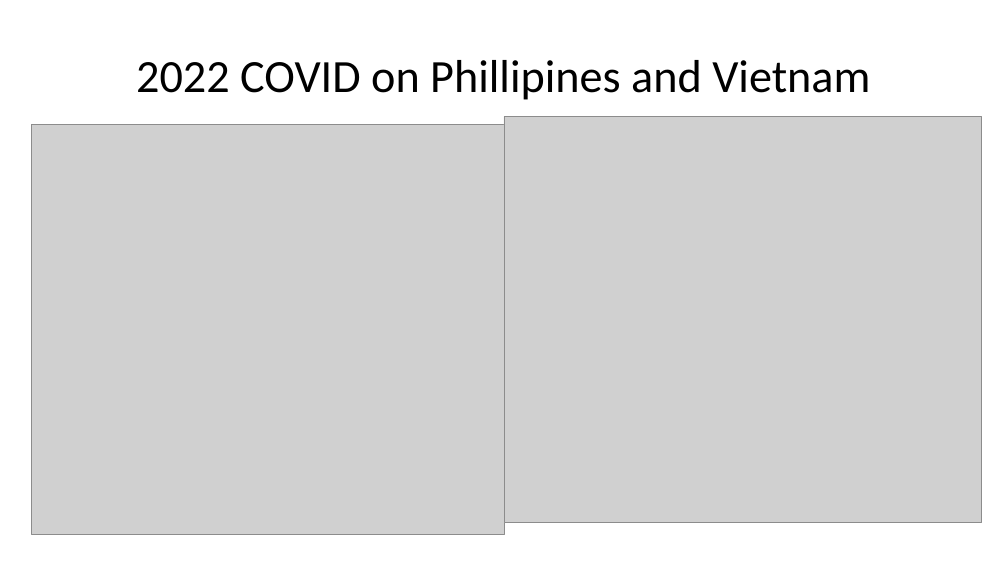
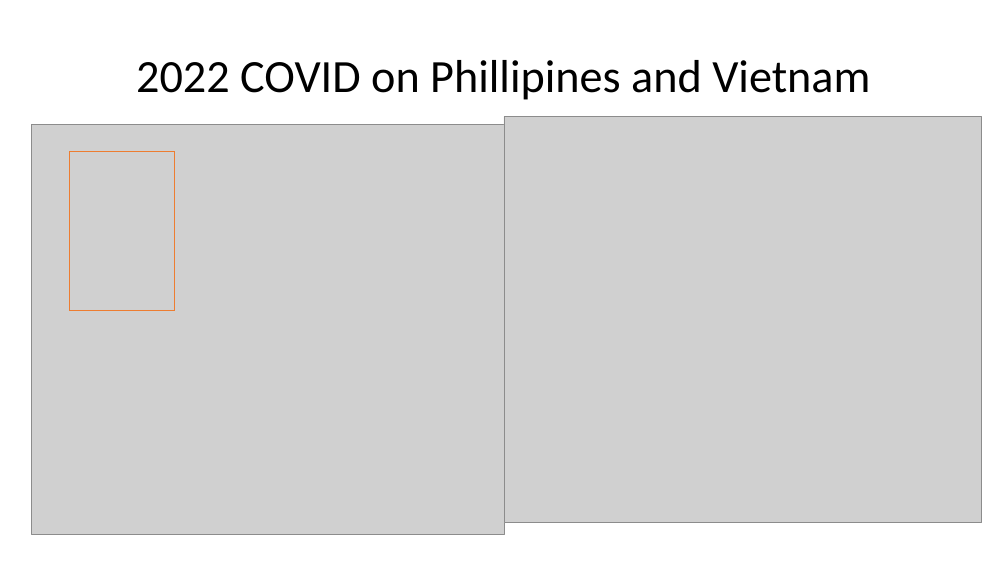
Before and after one commit to HadiSyahputraa/World-WIde-COVID, a slide deck: slide 17 of Final_Report.pptx (slide 13 before the commit). Drawn at 1008x567 pixels with LibreOffice and Linux fonts; fonts in the diff are those of the drawing; grey boxes stand for pictures. Boxes give left, top, right and bottom in pixels: in the first picture for what was removed or moved away, otherwise in the second. Text is boxed around its words. In the diff, an @@ line names an element or a change of style, - is before the commit and + after.

```diff
--- a/Final_Report.pptx
+++ b/Final_Report.pptx
@@ rectangle added at (70,152,175,311), outline #ED7D31 1 pt @@
```
Also in this commit, not shown: 10 other slides changed, 7 slides added, 2 slides removed, 14 other files.
